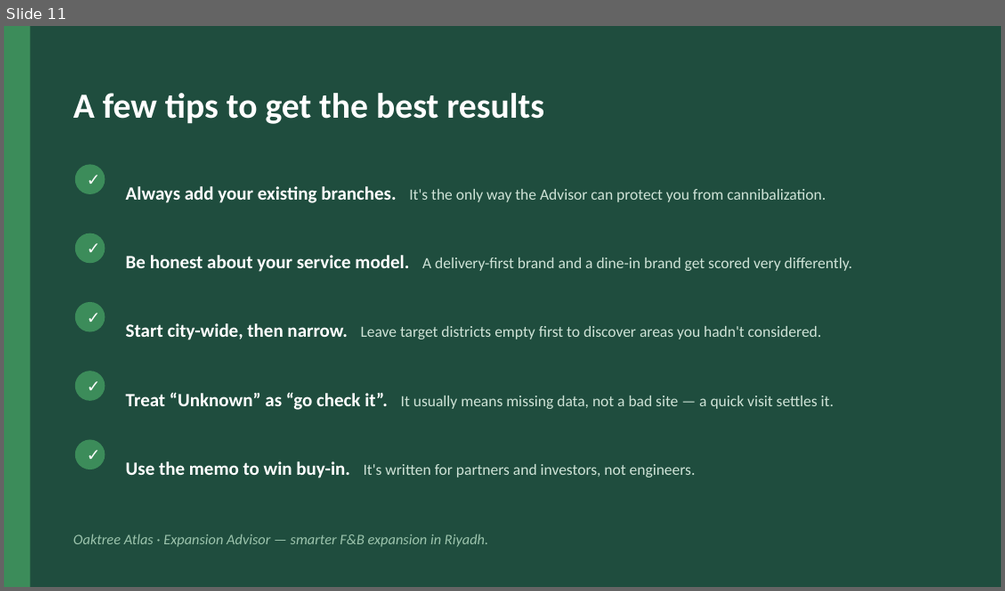
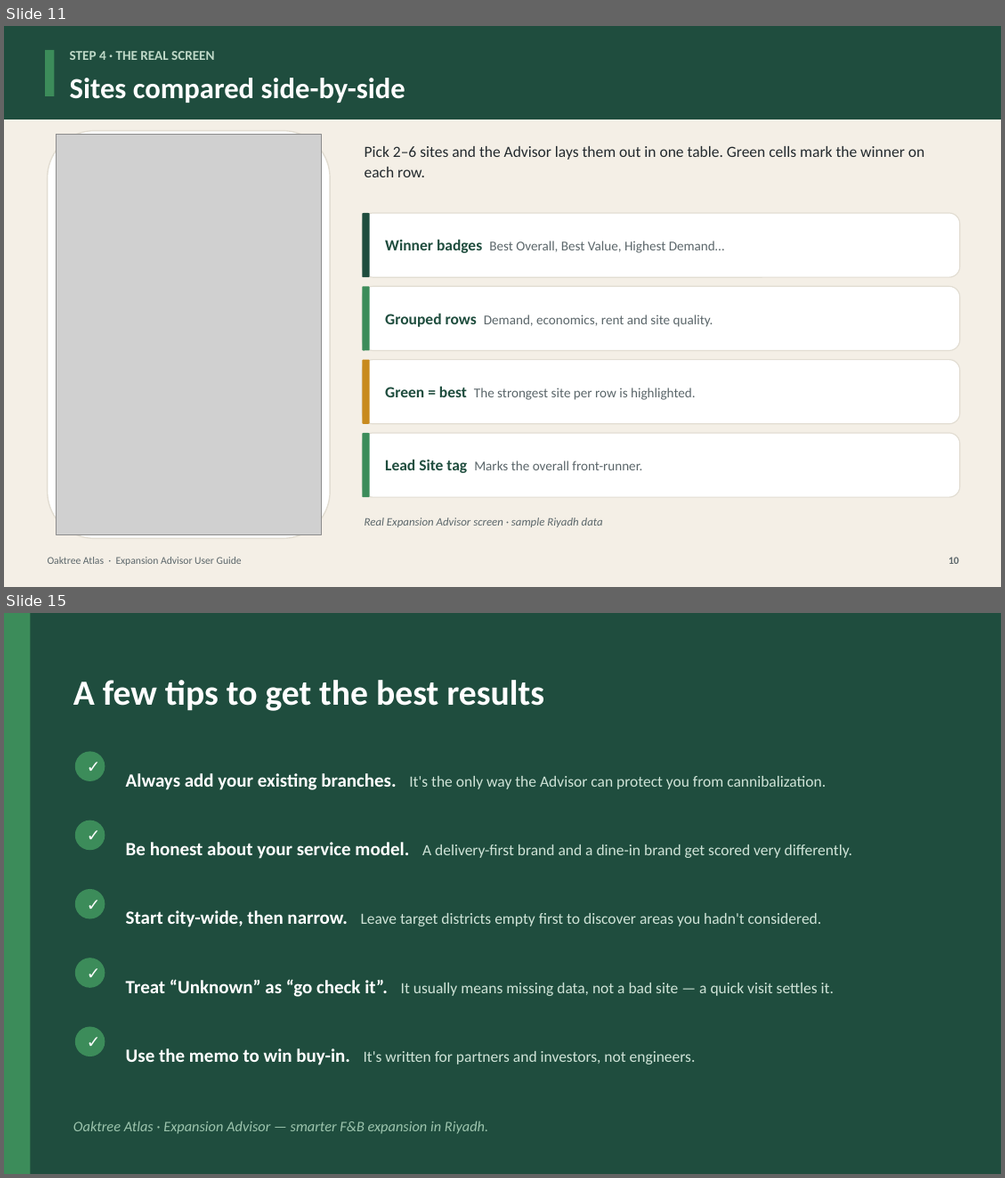
Before and after one commit to hummodi6991/Oaktree-AI-Estimator, a slide deck: docs/Expansion-Advisor-User-Guide.pptx. Shown one above the other, each under a label of ours: slide 11 before the commit, slides 11 and 15 after it; the slides between them are not shown. The pictures are 1005x591 and 1005x1178 pixels, drawn with LibreOffice and Linux fonts; fonts in the diff are those of the drawing; grey boxes stand for pictures. Boxes give left, top, right and bottom in pixels: in the first picture for what was removed or moved away, otherwise in the second. Text is boxed around its words. In the diff, an @@ line names an element or a change of style, - is before the commit and + after.

```diff
--- a/docs/Expansion-Advisor-User-Guide.pptx
+++ b/docs/Expansion-Advisor-User-Guide.pptx
@@ slide 11 added at (x1=4, y1=26, x2=1001, y2=587), background #FFFFFF @@
@@ rectangle added at (x1=4, y1=26, x2=1001, y2=587), fill #F4EFE6 @@
@@ rectangle added at (x1=4, y1=26, x2=1001, y2=119), fill #1F4D3E @@
@@ rectangle added at (x1=45, y1=50, x2=54, y2=96), fill #3C8C5A @@
@@ text added at (x1=70, y1=51, x2=214, y2=60), 13 pt, text #BFD9C8, bold @@
+STEP 4 · THE REAL SCREEN
@@ text added at (x1=70, y1=78, x2=405, y2=103), 28 pt, text #FFFFFF, bold @@
+Sites compared side-by-side
@@ rounded rectangle added at (x1=48, y1=131, x2=330, y2=539), fill #FFFFFF, outline #E2DDD2 1.2 pt @@
@@ picture added at (x1=57, y1=135, x2=321, y2=534) @@
@@ text added at (x1=364, y1=146, x2=924, y2=177), 15 pt, text #232A2E @@
+Pick 2–6 sites and the Advisor lays them out in one table. Green cells mark the winner on each row.
@@ rounded rectangle added at (x1=362, y1=213, x2=960, y2=277), fill #FFFFFF, outline #E2DDD2 1 pt @@
@@ rounded rectangle added at (x1=362, y1=213, x2=370, y2=277), fill #1F4D3E @@
@@ text added at (x1=385, y1=239, x2=725, y2=253), 13 pt, text #5C676B @@
+Winner badges Best Overall, Best Value, Highest Demand…
@@ rounded rectangle added at (x1=362, y1=286, x2=960, y2=351), fill #FFFFFF, outline #E2DDD2 1 pt @@
@@ rounded rectangle added at (x1=362, y1=286, x2=370, y2=351), fill #3C8C5A @@
@@ text added at (x1=385, y1=313, x2=713, y2=327), 13 pt, text #5C676B @@
+Grouped rows Demand, economics, rent and site quality.
@@ rounded rectangle added at (x1=362, y1=360, x2=960, y2=424), fill #FFFFFF, outline #E2DDD2 1 pt @@
@@ rounded rectangle added at (x1=362, y1=360, x2=370, y2=424), fill #C88A1E @@
@@ text added at (x1=385, y1=386, x2=696, y2=400), 13 pt, text #5C676B @@
+Green = best The strongest site per row is highlighted.
@@ rounded rectangle added at (x1=362, y1=433, x2=960, y2=497), fill #FFFFFF, outline #E2DDD2 1 pt @@
@@ rounded rectangle added at (x1=362, y1=433, x2=370, y2=497), fill #3C8C5A @@
@@ text added at (x1=385, y1=459, x2=642, y2=473), 13 pt, text #5C676B @@
+Lead Site tag Marks the overall front-runner.
@@ text added at (x1=364, y1=517, x2=603, y2=527), 11 pt, text #5C676B, italic @@
+Real Expansion Advisor screen · sample Riyadh data
@@ text added at (x1=48, y1=556, x2=242, y2=565), 10 pt, text #5C676B @@
+Oaktree Atlas · Expansion Advisor User Guide
@@ text added at (x1=948, y1=556, x2=959, y2=564), 10 pt, text #5C676B, bold @@
+10
@@ what was slide 11 is now slide 15 @@
```
Also in this commit, not shown: 6 slides changed, 3 other slides added, 11 other files.
